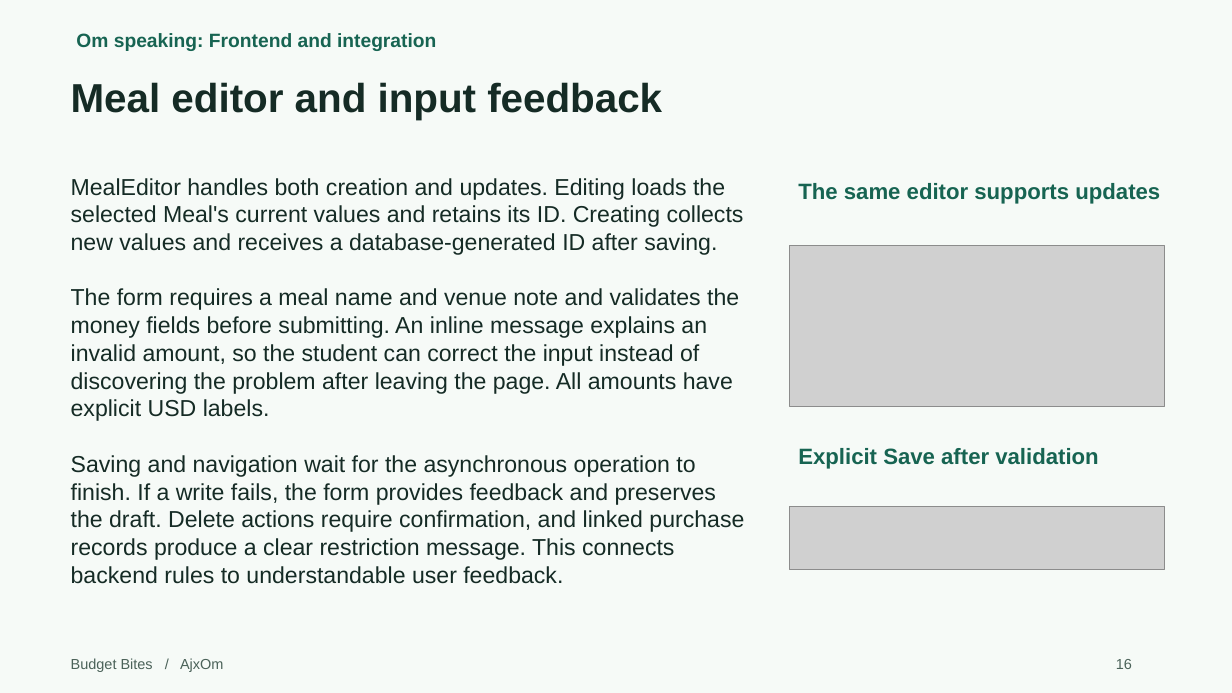
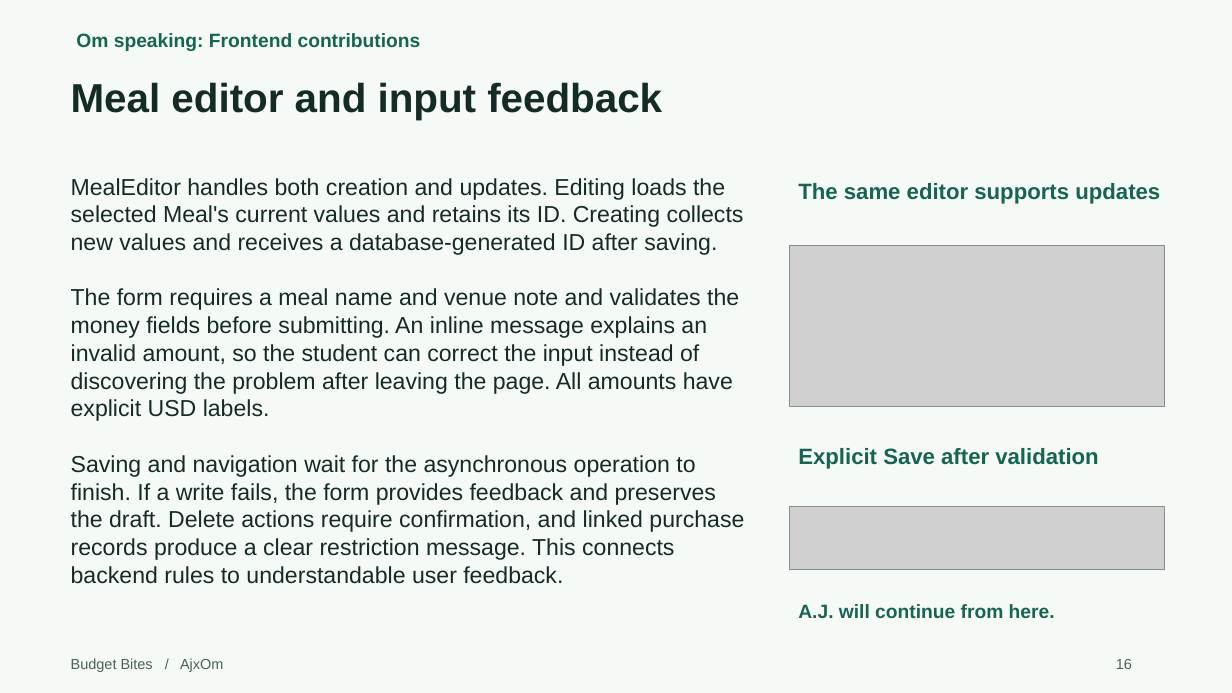
Before and after one commit to Omswaroopreddyudumula/ajxom-budget-bites, a slide deck: slide 16 of submission/Project1_Presentation.pptx. Drawn at 1232x693 pixels with LibreOffice and Linux fonts; fonts in the diff are those of the drawing; grey boxes stand for pictures. Boxes give left, top, right and bottom in pixels: in the first picture for what was removed or moved away, otherwise in the second. Text is boxed around its words. In the diff, an @@ line names an element or a change of style, - is before the commit and + after.

Commit message:
Shift presentation lead to A.J. and shorten Om's speaking sections

```diff
--- a/submission/Project1_Presentation.pptx
+++ b/submission/Project1_Presentation.pptx
@@ text at bbox=[76, 33, 421, 51]: text changed @@
-Om speaking: Frontend and integration
+Om speaking: Frontend contributions
@@ text added at bbox=[798, 604, 1055, 618], 15 pt, text #176452, bold @@
+A.J. will continue from here.
```
Also in this commit, not shown: 17 other slides changed, 3 other files.
